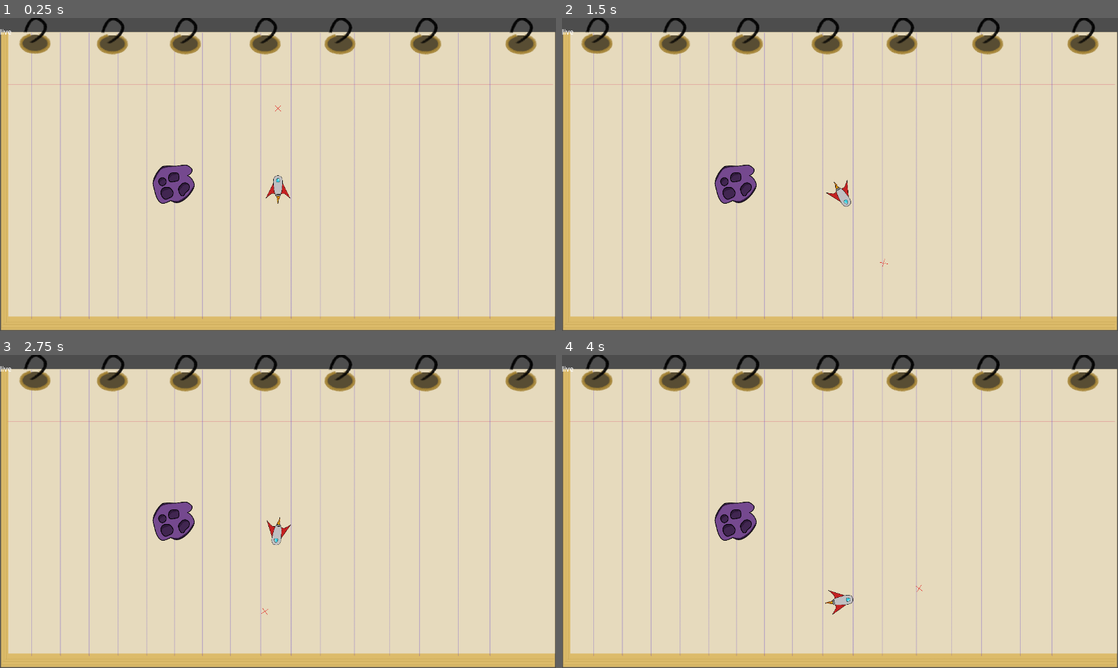
Above: before the commit, frames 1-4 (two rows, left to right).
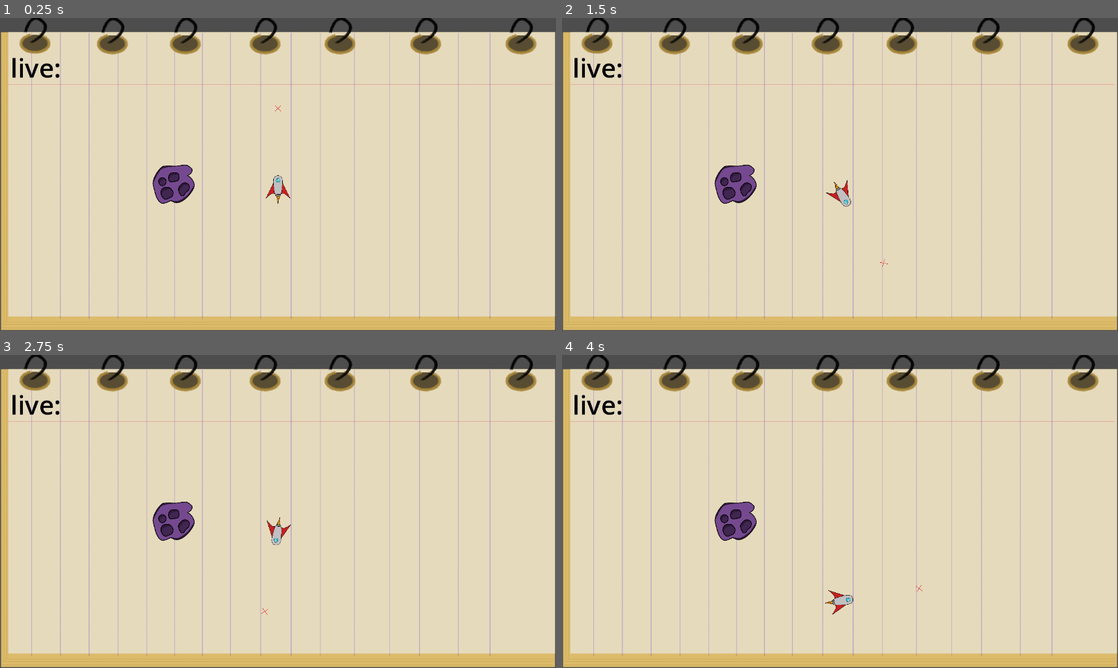
Above: after the commit, the same moments.

Repository: CAPIBARAGAMES/PapeRoid
Game: Godot game, scene res://scenes/main.tscn
The game is run twice, just before and just after one commit, with the same random seed, the same clock (stepped at 60 frames per second) and the same inputs.
Inputs:
- Up to frame 1 (0.25 s): no input
- Up to frame 2 (1.5 s): tap Enter at 0.5 s; hold Right (ui_right) 0.53-1.28 s; hold Left (ui_left) from 1.28 s (still down)
- Up to frame 3 (2.75 s): release Left (ui_left) at 2.03 s; hold Right (ui_right) from 2.03 s (still down)
- Up to frame 4 (4 s): release Right (ui_right) at 2.78 s; hold Up (ui_up) 2.78-3.53 s; hold Left (ui_left) from 3.53 s (still down)

The runs differ from the first frame. In frame 1, 0.2% of the frame differs, in the area x 0-11%, y 3-20%; in frame 2, 0.2%; in frame 3, 0.2%; in frame 4, 0.2%.

Commit message:
Se agregaron mas funcinalidades

Diff:
--- a/project.godot
+++ b/project.godot
@@ -11,13 +11,19 @@
 [application]
 
 config/name="PapeRoid"
+config/description="This is my version of Asteroid"
 run/main_scene="res://scenes/main.tscn"
 config/features=PackedStringArray("4.3", "GL Compatibility")
-config/icon="res://icon.svg"
+run/max_fps=60
+config/icon="res://ASSETS/sprites/PNG/asteroids_1.png"
 
 [autoload]
 
 Global="*res://global.gd"
+
+[debug]
+
+settings/stdout/print_fps=true
 
 [display]
 
--- /dev/null
+++ b/scenes/barlive.gd
@@ -0,0 +1,13 @@
+extends Label
+
+
+
+# Called when the node enters the scene tree for the first time.
+func _ready() -> void:
+	pass # Replace with function body.
+
+
+# Called every frame. 'delta' is the elapsed time since the previous frame.
+func _process(delta: float) -> void:
+
+	pass
--- a/scenes/main.tscn
+++ b/scenes/main.tscn
@@ -1,8 +1,14 @@
-[gd_scene load_steps=4 format=3 uid="uid://don6gy7bw3eit"]
+[gd_scene load_steps=6 format=3 uid="uid://don6gy7bw3eit"]
 
 [ext_resource type="Texture2D" uid="uid://dvyd6t44oumny" path="res://ASSETS/sprites/PNG/libreta.png" id="1_wrbno"]
 [ext_resource type="PackedScene" uid="uid://2j5cnuovuiho" path="res://scenes/star_ship.tscn" id="2_pxehn"]
 [ext_resource type="PackedScene" uid="uid://d0cr6o8sbw4hy" path="res://scenes/asteroid_1.tscn" id="3_44rbv"]
+[ext_resource type="Script" path="res://scenes/barlive.gd" id="4_wq1uj"]
+
+[sub_resource type="LabelSettings" id="LabelSettings_qf678"]
+font_size = 60
+font_color = Color(0, 0, 0, 1)
+outline_size = 1
 
 [node name="main" type="Node"]
 
@@ -17,8 +23,15 @@
 [node name="asteroid_1" parent="." instance=ExtResource("3_44rbv")]
 position = Vector2(400, 384)
 
-[node name="Label" type="Label" parent="."]
-offset_right = 200.0
-offset_bottom = 64.0
-text = "live"
-vertical_alignment = 1
+[node name="bar_live" type="Label" parent="."]
+unique_name_in_owner = true
+anchors_preset = -1
+anchor_right = 1.0
+anchor_bottom = 0.989
+offset_left = 24.0
+offset_top = 72.0
+offset_right = -1056.0
+offset_bottom = -557.08
+text = "live: "
+label_settings = SubResource("LabelSettings_qf678")
+script = ExtResource("4_wq1uj")
